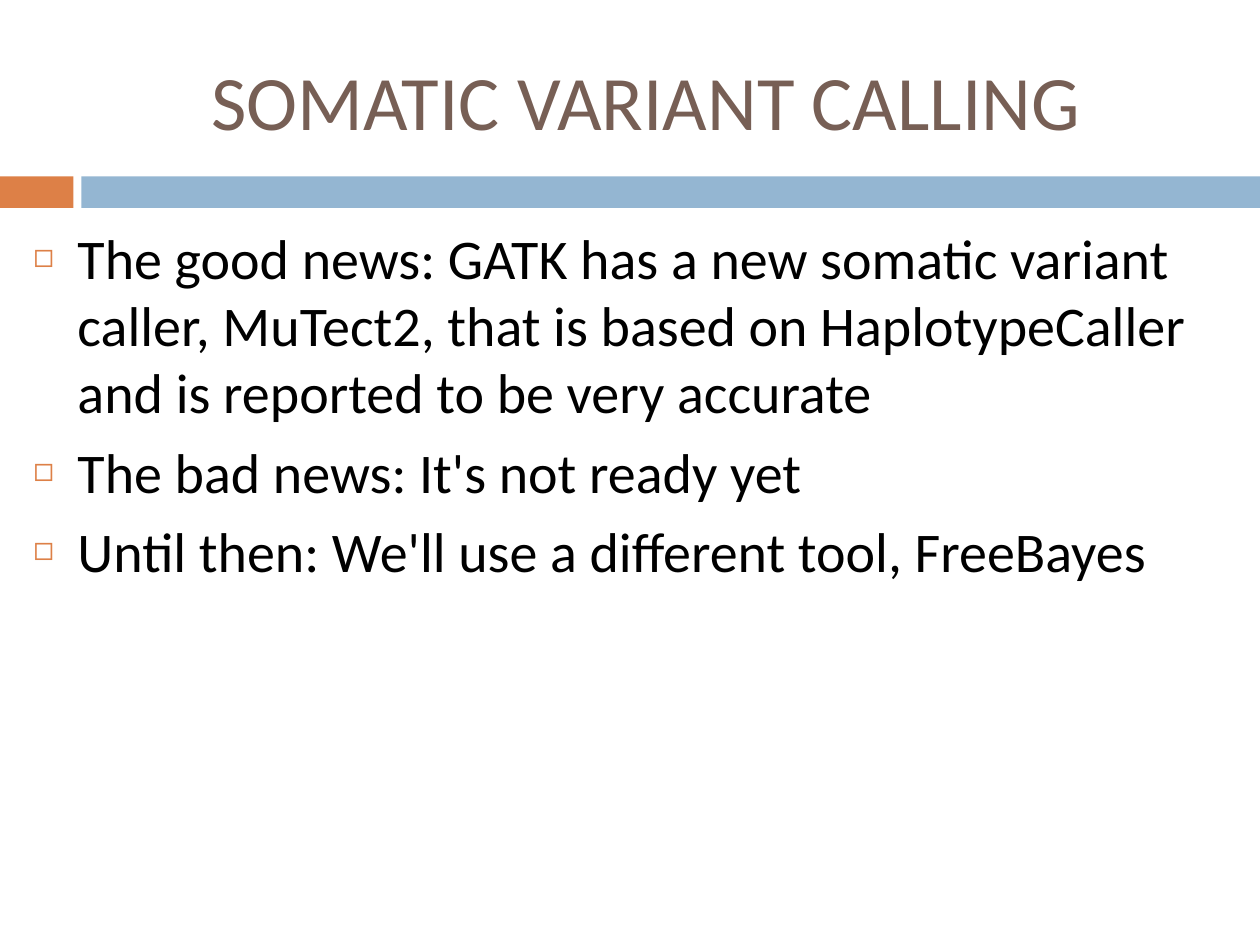
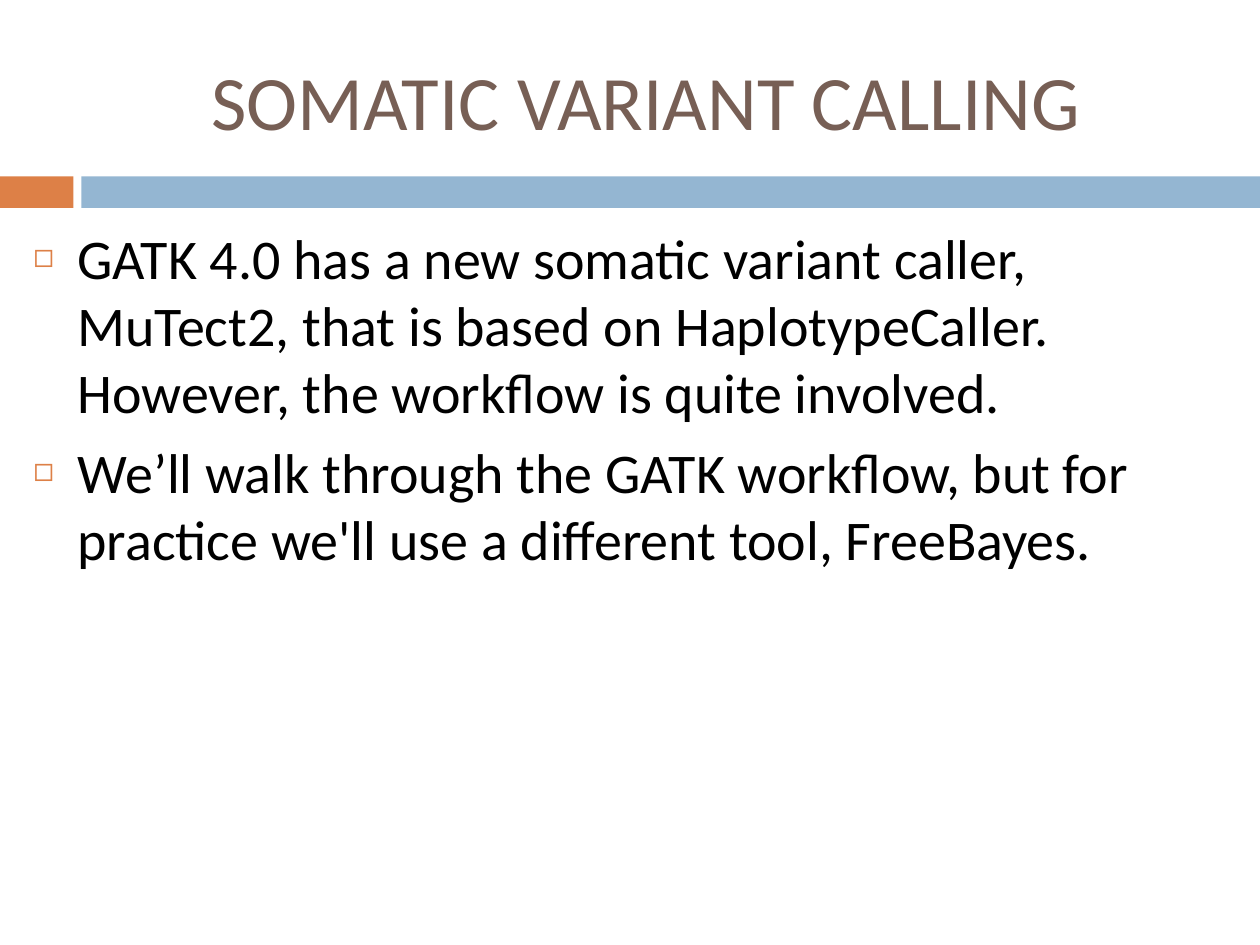
Before and after one commit to jdidion/OpenBioinformaticsWorkshops, a slide deck: slide 45 of development/AdvancedDNASeq/slides/Part3_SomaticAndDeNovo.pptx. Drawn at 1260x945 pixels with LibreOffice and Linux fonts; fonts in the diff are those of the drawing. Boxes give left, top, right and bottom in pixels: in the first picture for what was removed or moved away, otherwise in the second. Text is boxed around its words. In the diff, an @@ line names an element or a change of style, - is before the commit and + after.

Commit message:
slide updates

```diff
--- a/development/AdvancedDNASeq/slides/Part3_SomaticAndDeNovo.pptx
+++ b/development/AdvancedDNASeq/slides/Part3_SomaticAndDeNovo.pptx
@@ text at bbox=[77, 240, 1128, 569]: text changed @@
-◻ The good news: GATK has a new somatic variant caller, MuTect2, that is based on HaplotypeCaller and is reported to be very accurate
-◻ The bad news: It's not ready yet
-◻ Until then: We'll use a different tool, FreeBayes
+◻ GATK 4.0 has a new somatic variant caller, MuTect2, that is based on HaplotypeCaller. However, the workflow is quite involved.
+◻ We’ll walk through the GATK workflow, but for practice we'll use a different tool, FreeBayes.
```
Also in this commit, not shown: 3 other files.
